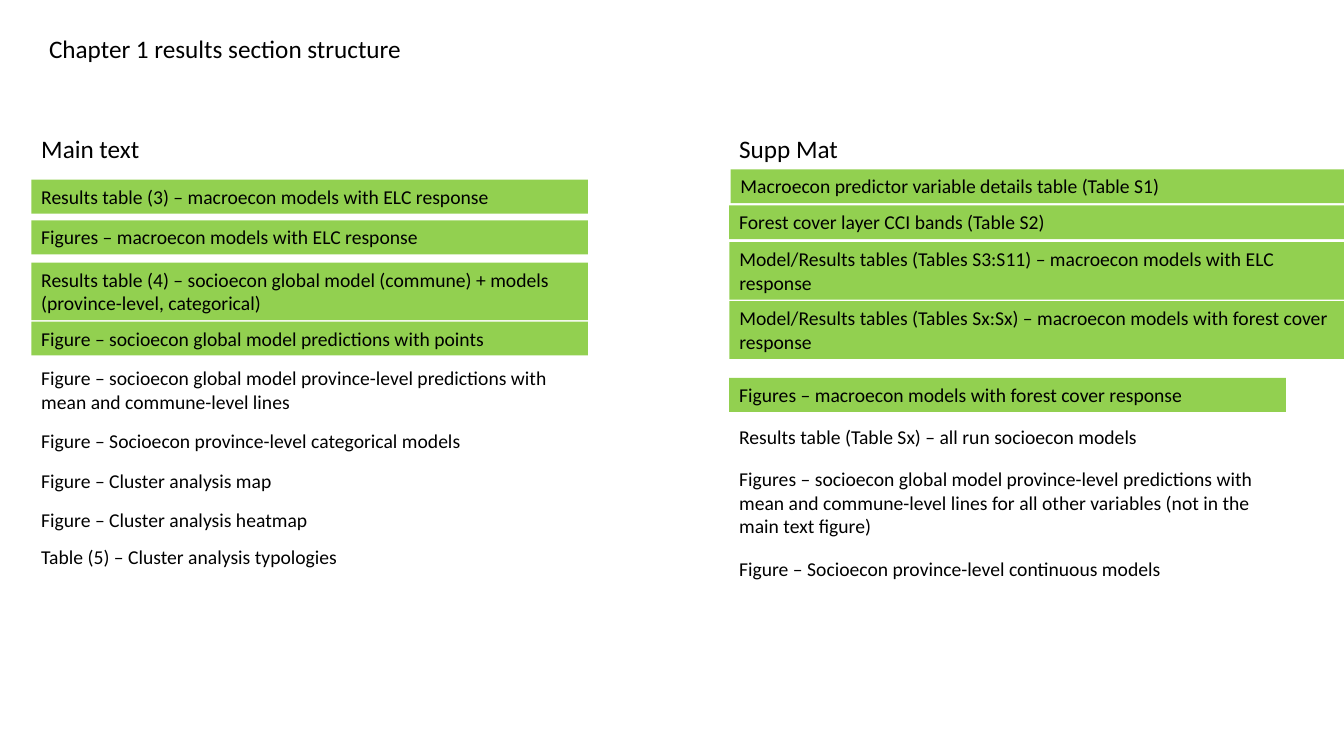
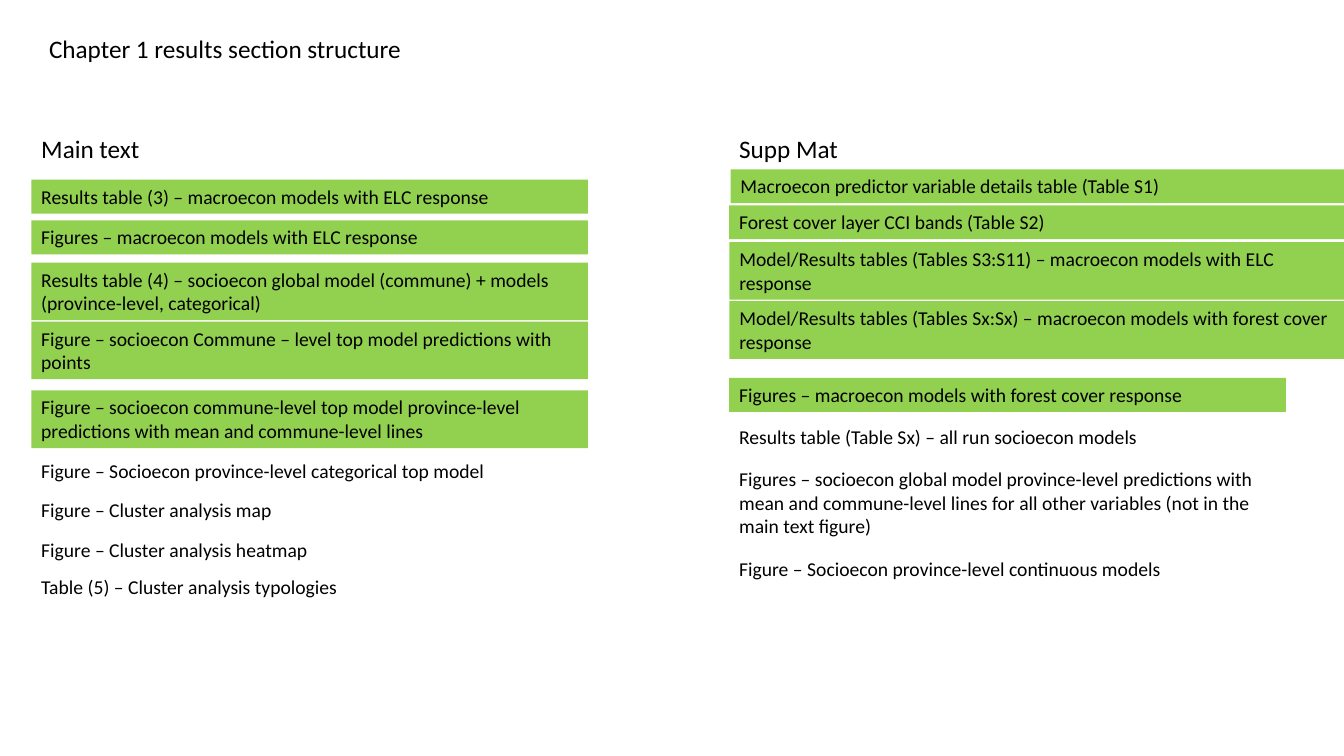
Before and after one commit to mattnuttall00/PhD_Chapter1, a slide deck: slide 1 of Write up/tables_figures_structure.pptx. Drawn at 1344x756 pixels with LibreOffice and Linux fonts; fonts in the diff are those of the drawing. Boxes give left, top, right and bottom in pixels: in the first picture for what was removed or moved away, otherwise in the second. Text is boxed around its words. In the diff, an @@ line names an element or a change of style, - is before the commit and + after.

Commit message:
Updated figure/table structure powerpoint

```diff
--- a/Write up/tables_figures_structure.pptx
+++ b/Write up/tables_figures_structure.pptx
@@ rectangle "Figure – socioecon Commune – ...": place and size @@
-rectangle "Figure – socioecon Commune – ..." at [31, 322, 588, 356]
+rectangle "Figure – socioecon Commune – ..." at [31, 322, 588, 379]
@@ text in rectangle at [41, 332, 551, 372]: text changed @@
-Figure – socioecon global model predictions with points
+Figure – socioecon Commune – level top model predictions with points
@@ 3 texts, 1 rectangle: place and size @@
-3 texts, 1 rectangle at [41, 371, 546, 568]
+3 texts, 1 rectangle at [31, 390, 588, 598]
@@ rectangle "Figure – socioecon commune-level top ..." at [31, 390, 588, 448]: fill none to #92D050 @@
@@ text in rectangle at [41, 400, 520, 441]: text changed @@
-Figure – socioecon global model province-level predictions with mean and commune-level lines
+Figure – socioecon commune-level top model province-level predictions with mean and commune-level lines
@@ text at [41, 464, 484, 482]: text changed @@
-Figure – Socioecon province-level categorical models
+Figure – Socioecon province-level categorical top model
```
